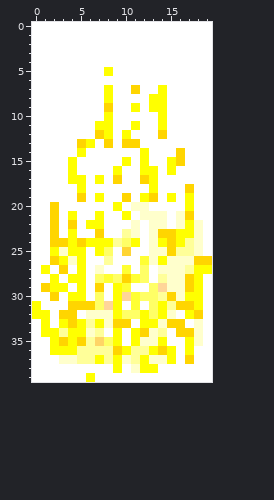
Pixel-art sprite, stored at electrify-270.gif. Above: the version before the commit.
The file is 20x40 pixels.
And afterwards:
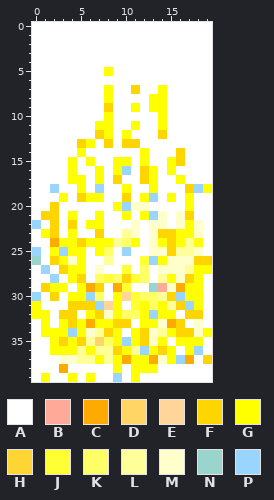
Palette (. is transparent): A #ffffff  B #ffaa99  C #ffaa00  D #ffd566  E #ffd599  F #ffd500  G #ffff00  H #ffd533  J #ffff33  K #ffff66  L #ffff99  M #ffffcc  N #99d5cc  P #99d5ff
The exact change:
Colour E becomes colour B in row 29 at x 14.
Colour A becomes colour C in row 29 at x 6; in row 38 at x 3.
Colour F becomes colour C in row 24 at x 2; in row 33 at x 15; in row 37 at x 17.
Colour G becomes colour C in row 29 at x 9.
Colour L becomes colour C in row 33 at x 6.
Colour M becomes colour C in row 29 at x 16; in row 37 at x 10 and 13.
Colour A becomes colour F in row 21 at x 1; in row 34 at x 8; in row 37 at x 19.
Colour G becomes colour F in row 16 at x 12; in row 28 at x 5; in row 32 at x 17.
Colour M becomes colour F in row 32 at x 7; in row 35 at x 12.
Colour A becomes colour G in row 15 at x 6 and 9; in row 16 at x 7; in row 17 at x 16; in row 18 at x 10 and 19; in row 19 at x 3 and 6; in row 23 at x 1.
Colour A becomes colour G in row 27 at x 4; in row 31 at x 12; in row 34 at x 15 and 19; in row 35 at x 16; in row 39 at x 1, 4 and 11.
Colour F becomes colour G in row 24 at x 3; in row 29 at x 17.
Colour L becomes colour G in row 34 at x 3; in row 36 at x 6; in row 37 at x 11.
Colour M becomes colour G in row 21 at x 12; in row 24 at x 18; in row 28 at x 15; in row 32 at x 6 and 15; in row 33 at x 8; in row 35 at x 18.
Colour M becomes colour G in row 38 at x 11.
Colour A becomes colour N in row 26 at x 0.
Colour K becomes colour N in row 29 at x 13.
Colour A becomes colour P in row 16 at x 10; in row 18 at x 2, 7 and 18; in row 20 at x 10; in row 22 at x 0; in row 25 at x 0; in row 30 at x 0 and 6.
Colour A becomes colour P in row 35 at x 10; in row 36 at x 18; in row 37 at x 16; in row 39 at x 9.
Colour F becomes colour P in row 19 at x 13; in row 31 at x 17.
Colour G becomes colour P in row 27 at x 1; in row 28 at x 2; in row 34 at x 4.
Colour H becomes colour P in row 25 at x 10.
Colour K becomes colour P in row 31 at x 7; in row 32 at x 13.
Colour L becomes colour P in row 36 at x 12.
Colour M becomes colour P in row 21 at x 13; in row 25 at x 3; in row 26 at x 13; in row 30 at x 16.
Where, in picture pixels (left, top, right, bottom), the same in both pictures:
changed: (32, 157, 212, 382)
